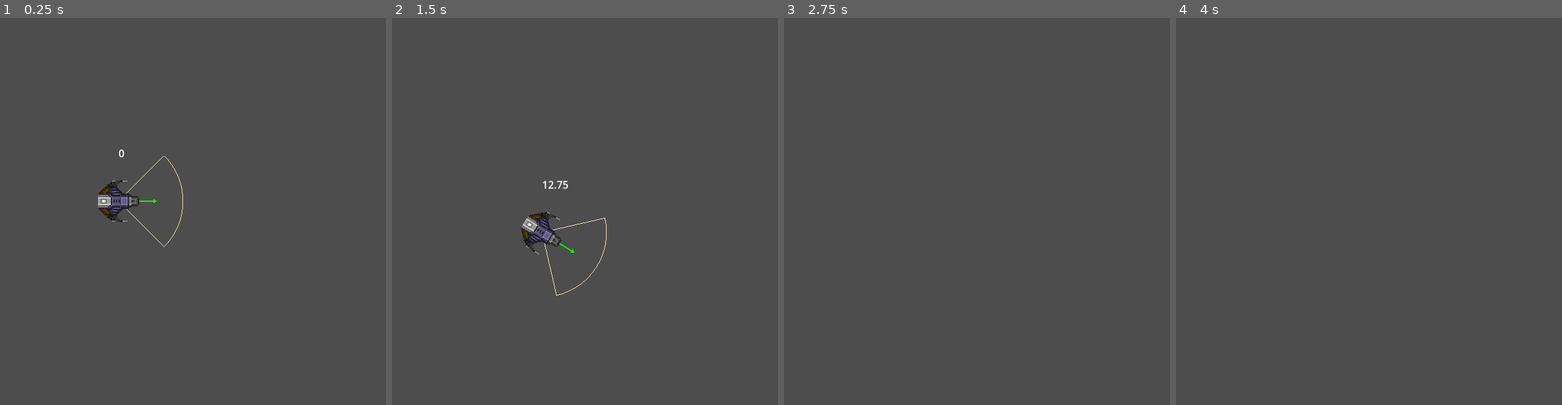
Above: before the commit, frames 1-4 (left to right).
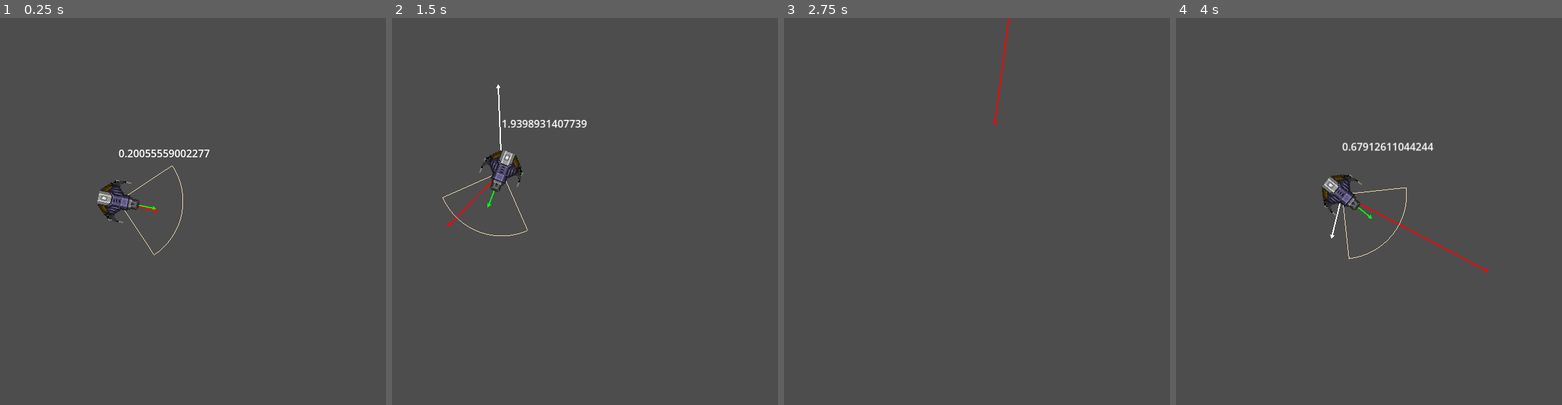
Above: after the commit, the same moments.

Repository: JohnMeadow1/GodotGeometryElements
Game: Godot game, scene res://main.tscn
Same seed, same stepped clock (60 frames per second), same inputs: the game is played once before the commit and once after it.
Inputs (mouse positions are in pixels of both pictures, inside the frame that each line leads up to):
- Up to frame 1 (0.25 s): no input
- Up to frame 2 (1.5 s): move the mouse to (662, 192) at 0.52 s; hold D (RIGHT) 0.53-1.28 s; move the mouse to (446, 230) at 1.27 s; hold S (DOWN) from 1.28 s (still down)
- Up to frame 3 (2.75 s): move the mouse to (992, 126) at 2.02 s; release S (DOWN) at 2.03 s; hold D (RIGHT) from 2.03 s (still down)
- Up to frame 4 (4 s): move the mouse to (1307, 288) at 2.77 s; release D (RIGHT) at 2.78 s; hold W (UP) 2.78-3.53 s; move the mouse to (1488, 269) at 3.52 s; hold A (LEFT) from 3.53 s (still down)

The runs differ from the first frame. In frame 1, 0.8% of the frame differs, in the area x 25-55%, y 34-62%; in frame 2, 1.7%, in the area x 13-56%, y 17-72%; in frame 3, 0.1%; in frame 4, 1.1%.

Commit message:
updateed

Diff:
--- a/godot_4/03_steering/nodes/spaceship.gd
+++ b/godot_4/03_steering/nodes/spaceship.gd
@@ -1,6 +1,6 @@
 extends Node2D
 
-const ACCELERATION := 100.0
+const ACCELERATION := 50.0
 const ANGULAR_ACCELERATION := 0.5
 var speed := 0.0
 var velocity := Vector2()
@@ -18,12 +18,19 @@
 
 func _process(delta):
 	process_input()
+
+	vector_to_mouse = get_global_mouse_position() - position
+	var angle_to_mouse = atan2(vector_to_mouse.y, vector_to_mouse.x)
+	orientation = lerp(orientation, angle_to_mouse, 0.1)
+
 	$Label.text = str(orientation)
-	angular_velocity += angular_thrust * delta
-	orientation += angular_velocity
+#	angular_velocity += angular_thrust * delta
+#	orientation += angular_velocity
+	angular_velocity *= 0.9
 	heading = Vector2(cos(orientation), sin(orientation))
 
 	velocity += heading * thrust * delta
+	velocity *= 0.95
 	position += velocity
 	sprite_2d.rotation = orientation
 	queue_redraw()
@@ -41,7 +48,7 @@
 		thrust = -ACCELERATION
 
 func _draw():
-	draw_vector(Vector2(0,0), velocity, Color(1,1,1), 2)
+	draw_vector(Vector2(0,0), velocity*20, Color.WHITE, 2)
 	draw_vector(Vector2(0,0), heading*60, Color.GREEN, 2)
 	if in_field_of_view:
 		draw_vector(Vector2(0,0), vector_to_mouse, Color.BLUE, 2)
@@ -86,8 +93,6 @@
 
 
 
-#	orientation += angular_velocity
-#	angular_velocity *= 0.95
 #	vector_to_mouse = get_global_mouse_position() - position
 #	heading = Vector2( cos(orientation), sin(orientation) )
 ##	$Label.text = str(heading.dot(vector_to_mouse.normalized())," ",fov_angle)
